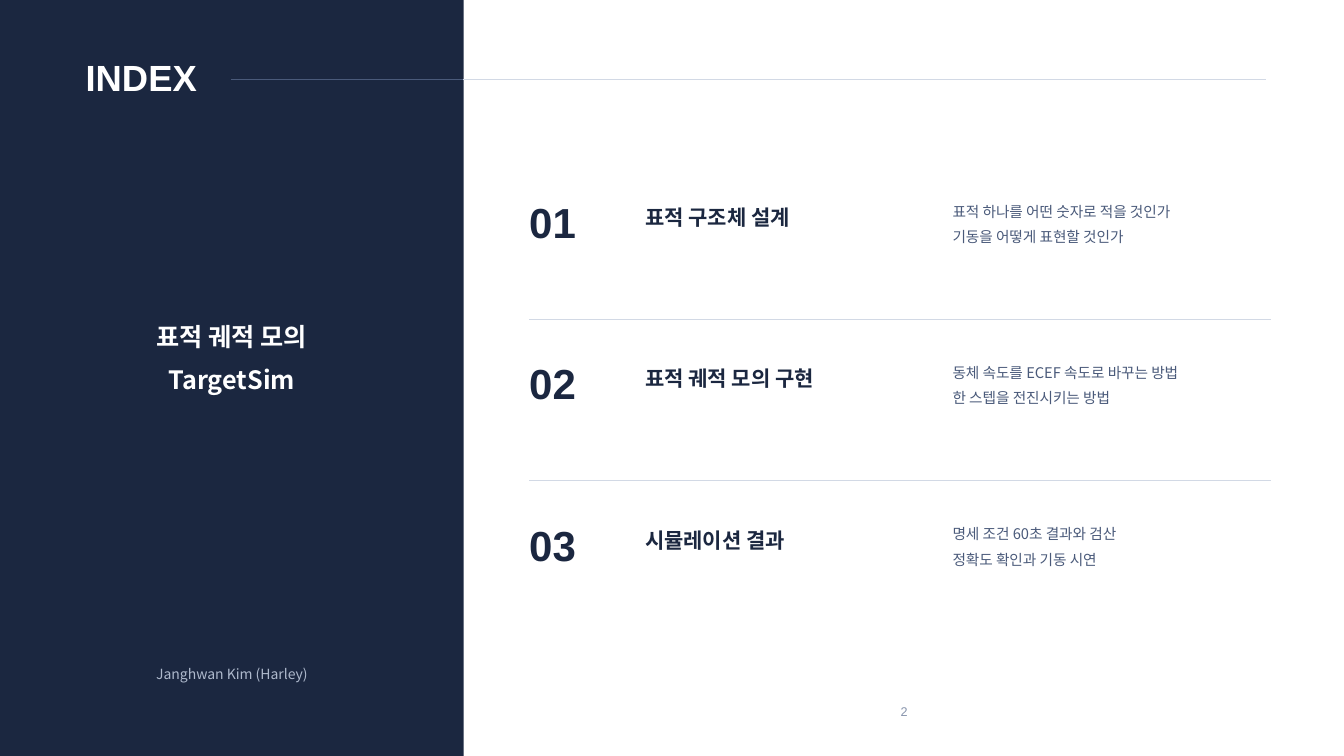
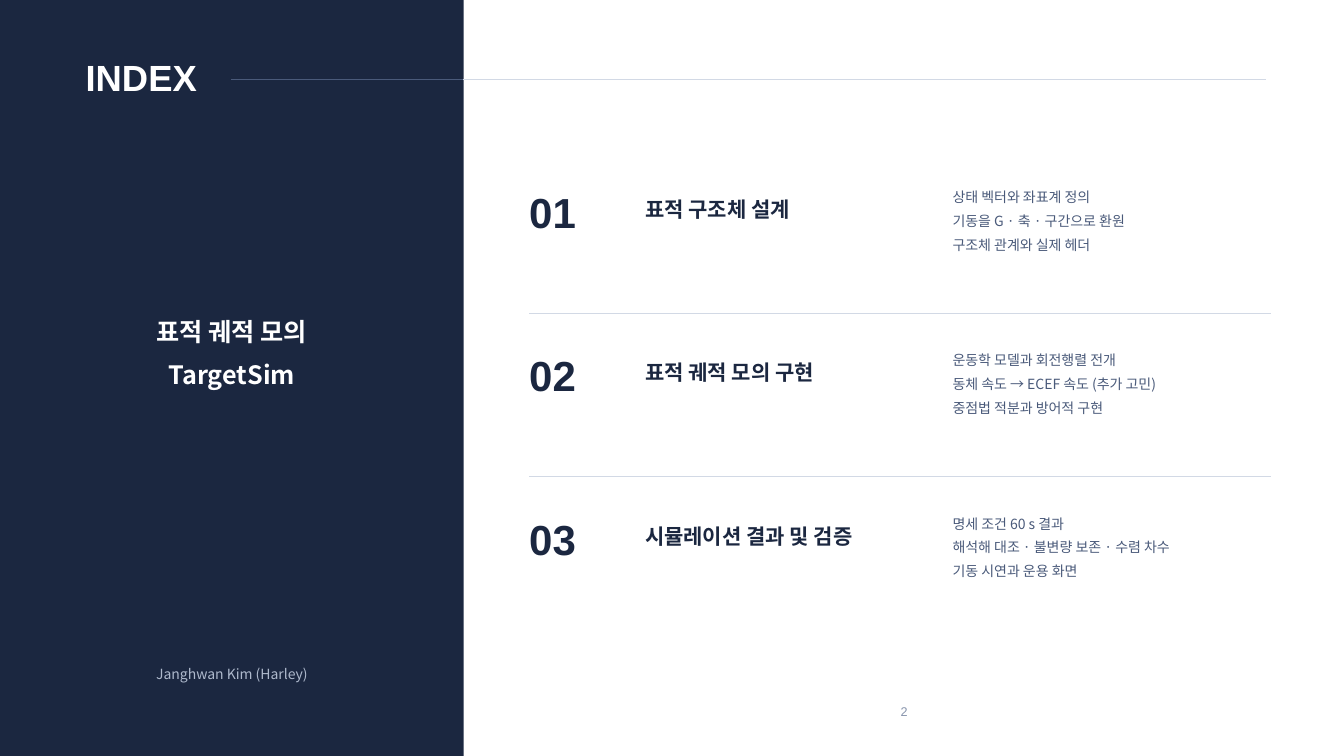
Before and after one commit to harley-hwan/radar-sw-study, a slide deck: slide 2 of Part3_TargetSim/ref/산출물/Chapter3_TargetSim.pptx. Drawn at 1344x756 pixels with LibreOffice and Linux fonts; fonts in the diff are those of the drawing. Boxes give left, top, right and bottom in pixels: in the first picture for what was removed or moved away, otherwise in the second. Text is boxed around its words. In the diff, an @@ line names an element or a change of style, - is before the commit and + after.

```diff
--- a/Part3_TargetSim/ref/산출물/Chapter3_TargetSim.pptx
+++ b/Part3_TargetSim/ref/산출물/Chapter3_TargetSim.pptx
@@ 3 texts: place and size @@
-3 texts at (529, 207, 790, 400)
+3 texts at (529, 198, 790, 392)
@@ text at (953, 190, 1125, 251): text changed; size 10.5 to 10 pt @@
-표적 하나를 어떤 숫자로 적을 것인가
-기동을 어떻게 표현할 것인가
+상태 벡터와 좌표계 정의
+기동을 G · 축 · 구간으로 환원
+구조체 관계와 실제 헤더
@@ text "표적 궤적 모의": place and size @@
-text "표적 궤적 모의" at (157, 325, 307, 395)
+text "표적 궤적 모의" at (157, 320, 307, 390)
@@ 2 texts, 2 rectangles: place and size @@
-2 texts, 2 rectangles at (529, 320, 1270, 562)
+2 texts, 2 rectangles at (529, 314, 1270, 556)
@@ text at (953, 353, 1156, 414): text changed; size 10.5 to 10 pt @@
-동체 속도를 ECEF 속도로 바꾸는 방법
-한 스텝을 전진시키는 방법
+운동학 모델과 회전행렬 전개
+동체 속도 → ECEF 속도 (추가 고민)
+중점법 적분과 방어적 구현
@@ text at (645, 526, 853, 546): text changed @@
-시뮬레이션 결과
+시뮬레이션 결과 및 검증
@@ text at (953, 517, 1170, 577): text changed; size 10.5 to 10 pt @@
-명세 조건 60초 결과와 검산
-정확도 확인과 기동 시연
+명세 조건 60 s 결과
+해석해 대조 · 불변량 보존 · 수렴 차수
+기동 시연과 운용 화면
```
Also in this commit, not shown: 29 other slides changed, 4 slides added, 1 slide removed, 43 other files.
